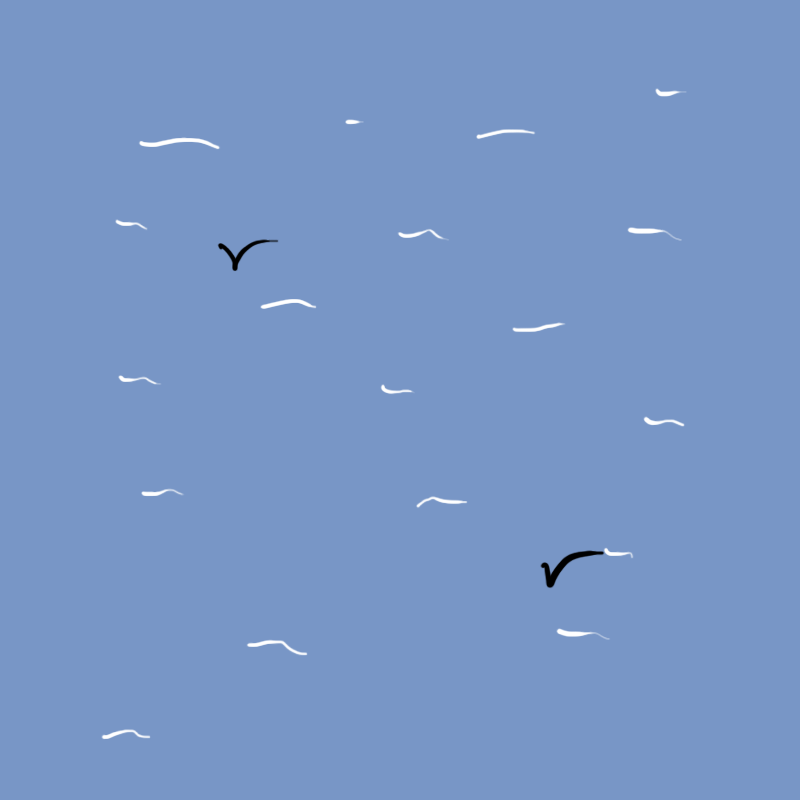
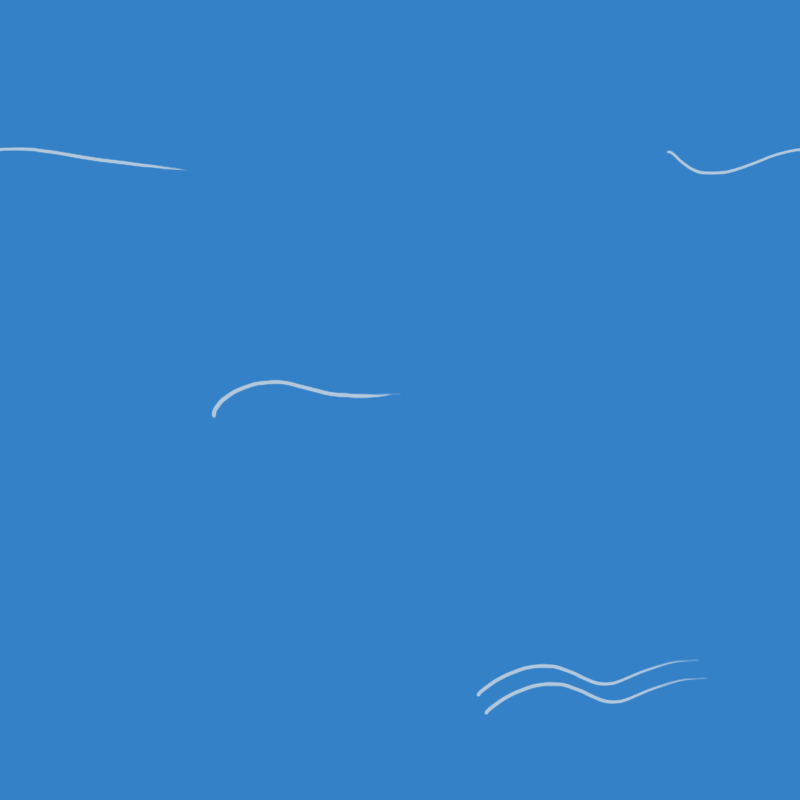
Layer changes from the first (800, 800) image to the second:
added layer "Layer 2" above "Layer 3" over [0, 147, 199, 174]
added layer "Layer 3" above "Layer 1" over [666, 147, 800, 175]
painted on "Layer 1" over [101, 88, 736, 740]
painted on "Blue" over [0, 0, 800, 800]
